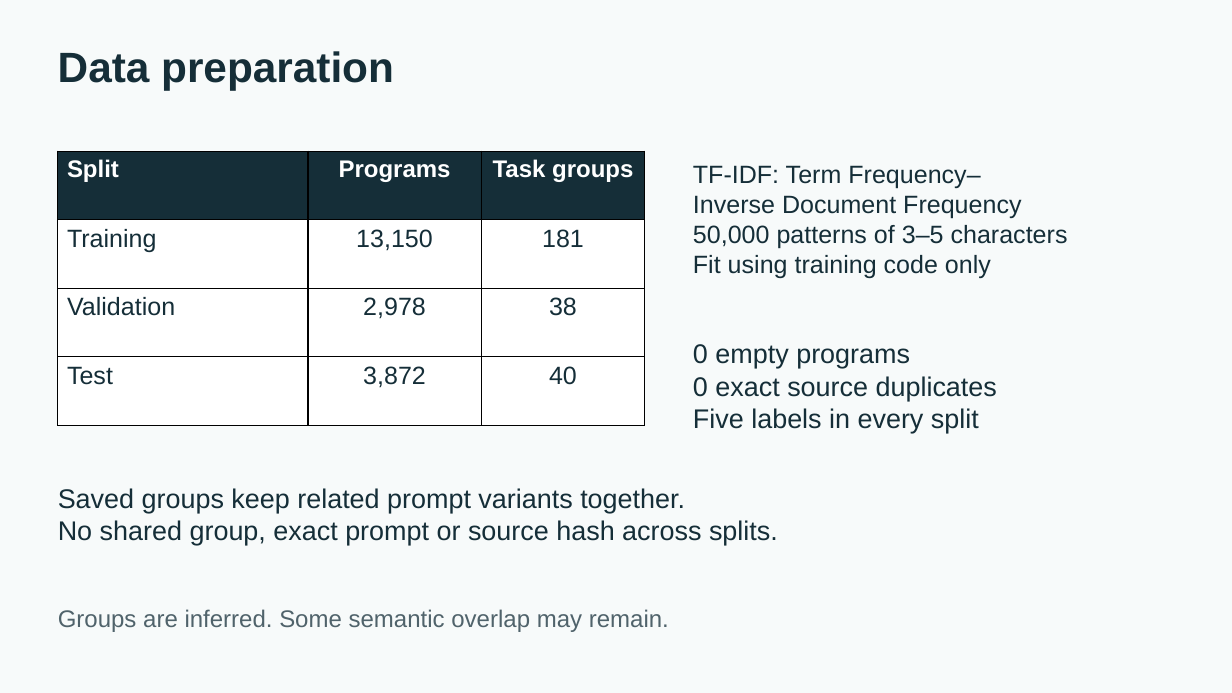
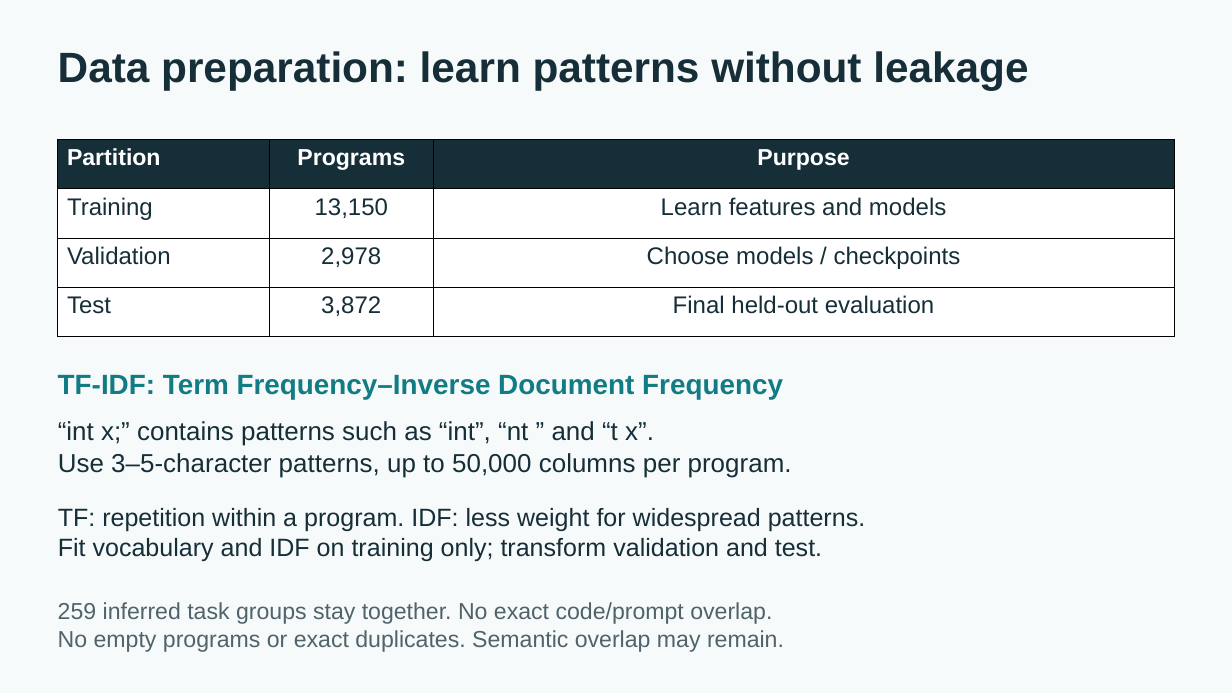
Before and after one commit to S3eeDTR/LLM-AuthorBench-Assignment, a slide deck: slide 2 of submission/Assignment.pptx. Drawn at 1232x693 pixels with LibreOffice and Linux fonts; fonts in the diff are those of the drawing. Boxes give left, top, right and bottom in pixels: in the first picture for what was removed or moved away, otherwise in the second. Text is boxed around its words. In the diff, an @@ line names an element or a change of style, - is before the commit and + after.

```diff
--- a/submission/Assignment.pptx
+++ b/submission/Assignment.pptx
@@ text at box(58, 51, 1028, 90): text changed @@
-Data preparation
+Data preparation: learn patterns without leakage
@@ table at box(57, 140, 1174, 337) @@
-row 1, column 1: Split
+row 1, column 1: Partition
-row 1, column 3: Task groups
+row 1, column 3: Purpose
-row 2, column 3: 181
+row 2, column 3: Learn features and models
-row 3, column 3: 38
+row 3, column 3: Choose models / checkpoints
-row 4, column 3: 40
+row 4, column 3: Final held-out evaluation
@@ size 18.8 to 18 pt in "Programs" @@
@@ size 19.5 to 18.8 pt in "Training", "13,150", "Validation", "2,978" and 2 more places @@
@@ table: place and size @@
-table at box(57, 152, 645, 426)
+table at box(57, 140, 1174, 337)
@@ text removed at box(693, 344, 997, 433) @@
-0 empty programs
-0 exact source duplicates
-Five labels in every split
@@ text at box(58, 375, 783, 399): text changed; size 19.5 to 21.8 pt; text colour #152E38 to #117C83; bold on @@
-TF-IDF: Term Frequency–
-Inverse Document Frequency
-50,000 patterns of 3–5 characters
-Fit using training code only
+TF-IDF: Term Frequency–Inverse Document Frequency
@@ text added at box(58, 421, 792, 478), 20.2 pt, text #152E38 @@
+“int x;” contains patterns such as “int”, “nt ” and “t x”.
+Use 3–5-character patterns, up to 50,000 columns per program.
@@ text at box(58, 508, 865, 561): text changed; size 21 to 19.5 pt @@
-Saved groups keep related prompt variants together.
-No shared group, exact prompt or source hash across splits.
+TF: repetition within a program. IDF: less weight for widespread patterns.
+Fit vocabulary and IDF on training only; transform validation and test.
@@ text at box(58, 602, 784, 652): text changed; size 18.8 to 18 pt @@
-Groups are inferred. Some semantic overlap may remain.
+259 inferred task groups stay together. No exact code/prompt overlap.
+No empty programs or exact duplicates. Semantic overlap may remain.
```
Also in this commit, not shown: 2 other slides changed, 2 slides added, 2 slides removed.
